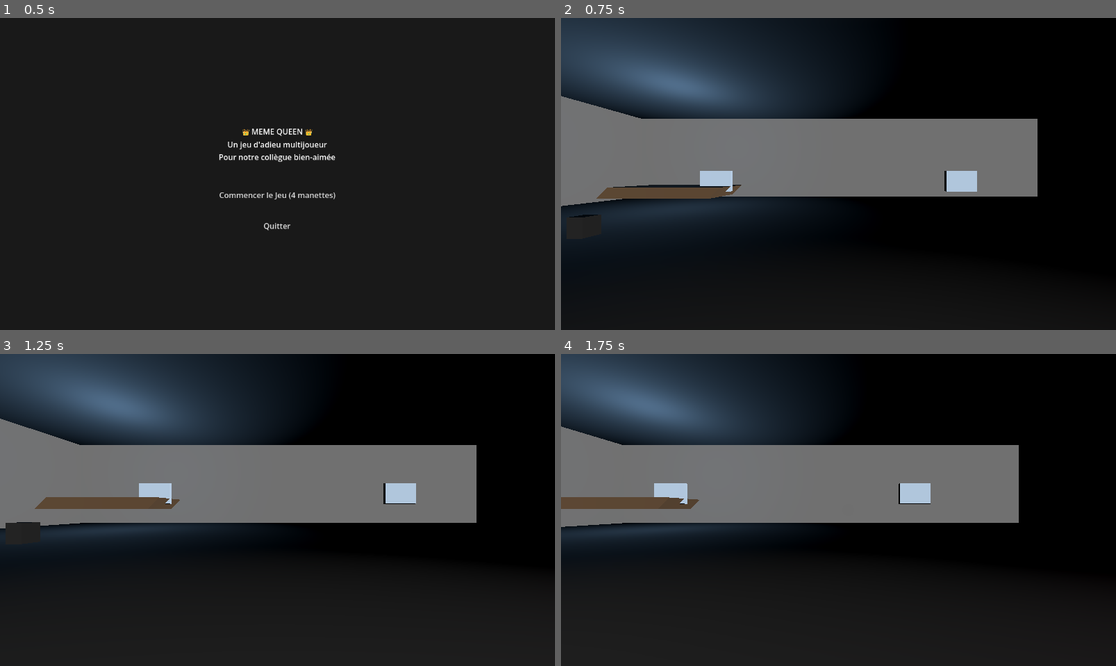
Above: before the commit, frames 1-4 (two rows, left to right).
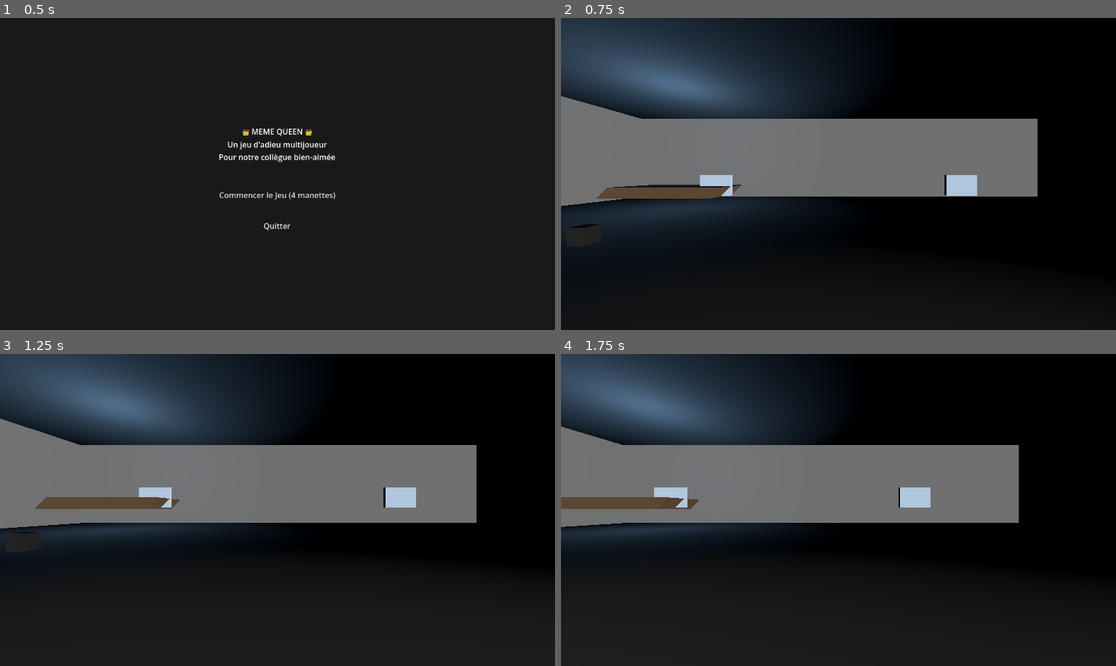
Above: after the commit, the same moments.

Repository: ArKZbeb/jeuApoorva
Game: Godot game, scene res://scenes/menu.tscn
The game is run twice, just before and just after one commit, with the same random seed, the same clock (stepped at 60 frames per second) and the same inputs.
Inputs (mouse positions are in pixels of both pictures, inside the frame that each line leads up to):
- Up to frame 1 (0.5 s): no input
- Up to frame 2 (0.75 s): click "Commencer le Jeu (4 manettes)" at 0.5 s
- Up to frame 3 (1.25 s): no input
- Up to frame 4 (1.75 s): tap Enter (ui_accept) at 1.25, 1.52 s; move the mouse to (960, 494) at 1.27 s; hold Right (ui_right) from 1.28 s (still down); tap Space at 1.35 s; click (960, 494) at 1.42 s

Frame 1 is identical in both runs. In frame 2, 0.3% of the frame differs, in the area x 1-75%, y 48-68%; in frame 3, 0.4%, in the area x 1-75%, y 41-58%; in frame 4, 0.3%.

Commit message:
Fix floating decor objects - adjust Y positions to ground level
- Bureau: Fixed chair, monitors, plants, posters, shelves Y positions
- Salle d'aventures: Lowered enigma visual indicators to proper height
- All decorative objects now properly positioned relative to ground
- Maintains visual clarity while fixing floating issues

Diff:
--- a/godot_jeu/scenes/bureau.tscn
+++ b/godot_jeu/scenes/bureau.tscn
@@ -198,7 +198,7 @@
 [node name="ModernDecor" type="Node3D" parent="." unique_id=1234567890]
 
 [node name="Chair1" type="StaticBody3D" parent="ModernDecor"]
-transform = Transform3D(0.6, 0, 0, 0, 0.8, 0, 0, 0, 0.6, -10, 0.8, -8)
+transform = Transform3D(0.6, 0, 0, 0, 0.8, 0, 0, 0, 0.6, -10, 0.4, -8)
 
 [node name="Mesh" type="MeshInstance3D" parent="ModernDecor/Chair1"]
 mesh = SubResource("BoxMesh_1")
@@ -208,7 +208,7 @@
 shape = SubResource("BoxShape3D_1")
 
 [node name="Monitor1" type="StaticBody3D" parent="ModernDecor"]
-transform = Transform3D(1.5, 0, 0, 0, 1, 0, 0, 0, 0.2, -6, 2.5, -10)
+transform = Transform3D(1.5, 0, 0, 0, 1, 0, 0, 0, 0.2, -6, 2.3, -10)
 
 [node name="Mesh" type="MeshInstance3D" parent="ModernDecor/Monitor1"]
 mesh = SubResource("BoxMesh_1")
@@ -218,7 +218,7 @@
 shape = SubResource("BoxShape3D_1")
 
 [node name="Monitor2" type="StaticBody3D" parent="ModernDecor"]
-transform = Transform3D(1.5, 0, 0, 0, 1, 0, 0, 0, 0.2, 6, 2.5, -10)
+transform = Transform3D(1.5, 0, 0, 0, 1, 0, 0, 0, 0.2, 6, 2.3, -10)
 
 [node name="Mesh" type="MeshInstance3D" parent="ModernDecor/Monitor2"]
 mesh = SubResource("BoxMesh_1")
@@ -228,7 +228,7 @@
 shape = SubResource("BoxShape3D_1")
 
 [node name="Plant1" type="StaticBody3D" parent="ModernDecor"]
-transform = Transform3D(0.4, 0, 0, 0, 1.2, 0, 0, 0, 0.4, -20, 1, -5)
+transform = Transform3D(0.4, 0, 0, 0, 1.2, 0, 0, 0, 0.4, -20, 0.6, -5)
 
 [node name="Mesh" type="MeshInstance3D" parent="ModernDecor/Plant1"]
 mesh = SubResource("BoxMesh_1")
@@ -238,7 +238,7 @@
 shape = SubResource("BoxShape3D_1")
 
 [node name="Plant2" type="StaticBody3D" parent="ModernDecor"]
-transform = Transform3D(0.4, 0, 0, 0, 1.2, 0, 0, 0, 0.4, 20, 1, 5)
+transform = Transform3D(0.4, 0, 0, 0, 1.2, 0, 0, 0, 0.4, 20, 0.6, 5)
 
 [node name="Mesh" type="MeshInstance3D" parent="ModernDecor/Plant2"]
 mesh = SubResource("BoxMesh_1")
@@ -248,7 +248,7 @@
 shape = SubResource("BoxShape3D_1")
 
 [node name="Poster1" type="StaticBody3D" parent="ModernDecor"]
-transform = Transform3D(3, 0, 0, 0, 2, 0, 0, 0, 0.1, -23, 6, 0)
+transform = Transform3D(3, 0, 0, 0, 2, 0, 0, 0, 0.1, -23, 5.5, 0)
 
 [node name="Mesh" type="MeshInstance3D" parent="ModernDecor/Poster1"]
 mesh = SubResource("BoxMesh_1")
@@ -258,7 +258,7 @@
 shape = SubResource("BoxShape3D_1")
 
 [node name="Poster2" type="StaticBody3D" parent="ModernDecor"]
-transform = Transform3D(3, 0, 0, 0, 2, 0, 0, 0, 0.1, 23, 6, 0)
+transform = Transform3D(3, 0, 0, 0, 2, 0, 0, 0, 0.1, 23, 5.5, 0)
 
 [node name="Mesh" type="MeshInstance3D" parent="ModernDecor/Poster2"]
 mesh = SubResource("BoxMesh_1")
@@ -268,7 +268,7 @@
 shape = SubResource("BoxShape3D_1")
 
 [node name="Shelves" type="StaticBody3D" parent="ModernDecor"]
-transform = Transform3D(3, 0, 0, 0, 3, 0, 0, 0, 0.5, 0, 5, 20)
+transform = Transform3D(3, 0, 0, 0, 3, 0, 0, 0, 0.5, 0, 4.5, 20)
 
 [node name="Mesh" type="MeshInstance3D" parent="ModernDecor/Shelves"]
 mesh = SubResource("BoxMesh_1")
@@ -278,7 +278,7 @@
 shape = SubResource("BoxShape3D_1")
 
 [node name="Books1" type="StaticBody3D" parent="ModernDecor"]
-transform = Transform3D(0.8, 0, 0, 0, 0.4, 0, 0, 0, 0.3, -1, 5.5, 20)
+transform = Transform3D(0.8, 0, 0, 0, 0.4, 0, 0, 0, 0.3, -1, 5, 20)
 
 [node name="Mesh" type="MeshInstance3D" parent="ModernDecor/Books1"]
 mesh = SubResource("BoxMesh_1")
@@ -288,7 +288,7 @@
 shape = SubResource("BoxShape3D_1")
 
 [node name="Books2" type="StaticBody3D" parent="ModernDecor"]
-transform = Transform3D(0.8, 0, 0, 0, 0.4, 0, 0, 0, 0.3, 1, 5.5, 20)
+transform = Transform3D(0.8, 0, 0, 0, 0.4, 0, 0, 0, 0.3, 1, 5, 20)
 
 [node name="Mesh" type="MeshInstance3D" parent="ModernDecor/Books2"]
 mesh = SubResource("BoxMesh_1")
--- a/godot_jeu/scenes/salle_aventures.tscn
+++ b/godot_jeu/scenes/salle_aventures.tscn
@@ -305,7 +305,7 @@
 [node name="EnigmaVisuals" type="Node3D" parent="."]
 
 [node name="Flag1" type="StaticBody3D" parent="EnigmaVisuals"]
-transform = Transform3D(0.8, 0, 0, 0, 0.8, 0, 0, 0, 0.1, -8, 4, 3)
+transform = Transform3D(0.8, 0, 0, 0, 0.8, 0, 0, 0, 0.1, -8, 3.5, 3)
 
 [node name="Mesh" type="MeshInstance3D" parent="EnigmaVisuals/Flag1"]
 mesh = SubResource("BoxMesh_1")
@@ -315,7 +315,7 @@
 shape = SubResource("BoxShape3D_1")
 
 [node name="ProjectSign1" type="StaticBody3D" parent="EnigmaVisuals"]
-transform = Transform3D(1.5, 0, 0, 0, 0.6, 0, 0, 0, 0.1, -4, 4, 3)
+transform = Transform3D(1.5, 0, 0, 0, 0.6, 0, 0, 0, 0.1, -4, 3.5, 3)
 
 [node name="Mesh" type="MeshInstance3D" parent="EnigmaVisuals/ProjectSign1"]
 mesh = SubResource("BoxMesh_1")
@@ -325,7 +325,7 @@
 shape = SubResource("BoxShape3D_1")
 
 [node name="ProjectSign2" type="StaticBody3D" parent="EnigmaVisuals"]
-transform = Transform3D(1.5, 0, 0, 0, 0.6, 0, 0, 0, 0.1, 0, 4, 3)
+transform = Transform3D(1.5, 0, 0, 0, 0.6, 0, 0, 0, 0.1, 0, 3.5, 3)
 
 [node name="Mesh" type="MeshInstance3D" parent="EnigmaVisuals/ProjectSign2"]
 mesh = SubResource("BoxMesh_1")
@@ -335,7 +335,7 @@
 shape = SubResource("BoxShape3D_1")
 
 [node name="MicrophoneSymbol" type="StaticBody3D" parent="EnigmaVisuals"]
-transform = Transform3D(0.6, 0, 0, 0, 1, 0, 0, 0, 0.6, 4, 3.5, 3)
+transform = Transform3D(0.6, 0, 0, 0, 1, 0, 0, 0, 0.6, 4, 3, 3)
 
 [node name="Mesh" type="MeshInstance3D" parent="EnigmaVisuals/MicrophoneSymbol"]
 mesh = SubResource("BoxMesh_1")
@@ -345,7 +345,7 @@
 shape = SubResource("BoxShape3D_1")
 
 [node name="PostIts" type="StaticBody3D" parent="EnigmaVisuals"]
-transform = Transform3D(1, 0, 0, 0, 0.8, 0, 0, 0, 0.1, 8, 4, 3)
+transform = Transform3D(1, 0, 0, 0, 0.8, 0, 0, 0, 0.1, 8, 3.5, 3)
 
 [node name="Mesh" type="MeshInstance3D" parent="EnigmaVisuals/PostIts"]
 mesh = SubResource("BoxMesh_1")
@@ -355,7 +355,7 @@
 shape = SubResource("BoxShape3D_1")
 
 [node name="ForbiddenSign" type="StaticBody3D" parent="EnigmaVisuals"]
-transform = Transform3D(0.8, 0, 0, 0, 0.8, 0, 0, 0, 0.1, 12, 4, 3)
+transform = Transform3D(0.8, 0, 0, 0, 0.8, 0, 0, 0, 0.1, 12, 3.5, 3)
 
 [node name="Mesh" type="MeshInstance3D" parent="EnigmaVisuals/ForbiddenSign"]
 mesh = SubResource("BoxMesh_1")
